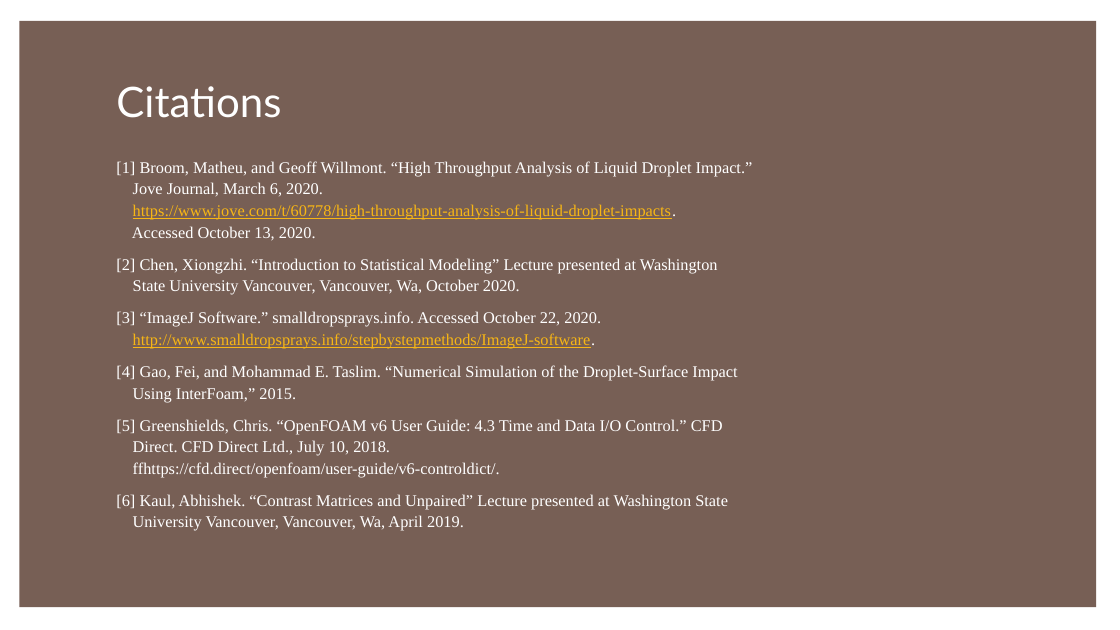
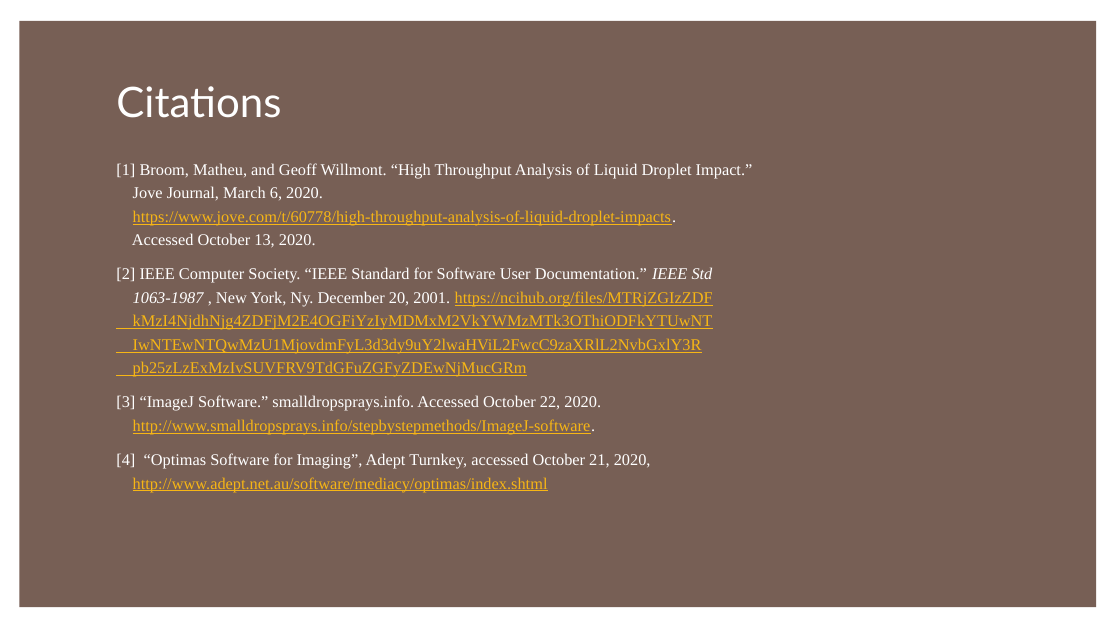
Before and after one commit to IFDL-WSU/Viscous-Droplet-Impact, a slide deck: slide 14 of Final Presentation/MECH417_Team4_FinalPresentation.pptx. Drawn at 1120x630 pixels with LibreOffice and Linux fonts; fonts in the diff are those of the drawing. Boxes give left, top, right and bottom in pixels: in the first picture for what was removed or moved away, otherwise in the second. Text is boxed around its words. In the diff, an @@ line names an element or a change of style, - is before the commit and + after.

Commit message:
Update Presentation Citations
Updated In-text Citations
Updated Citations Section
Added IEE Standard Number

```diff
--- a/Final Presentation/MECH417_Team4_FinalPresentation.pptx
+++ b/Final Presentation/MECH417_Team4_FinalPresentation.pptx
@@ text at (116, 163, 753, 435): line spacing 1.1 to 1.2 @@
@@ text at (116, 267, 713, 377): text changed; text colour #FFFFFF to #F7B615 @@
-[2] Chen, Xiongzhi. “Introduction to Statistical Modeling” Lecture presented at Washington
-State University Vancouver, Vancouver, Wa, October 2020.
+[2] IEEE Computer Society. “IEEE Standard for Software User Documentation.” IEEE Std
+1063-1987 , New York, Ny. December 20, 2001. https://ncihub.org/files/MTRjZGIzZDF
+kMzI4NjdhNjg4ZDFjM2E4OGFiYzIyMDMxM2VkYWMzMTk3OThiODFkYTUwNT
+IwNTEwNTQwMzU1MjovdmFyL3d3dy9uY2lwaHViL2FwcC9zaXRlL2NvbGxlY3R
+pb25zLzExMzIvSUVFRV9TdGFuZGFyZDEwNjMucGRm
@@ text at (116, 453, 651, 492): text changed @@
-[4] Gao, Fei, and Mohammad E. Taslim. “Numerical Simulation of the Droplet-Surface Impact
-Using InterFoam,” 2015.
-[5] Greenshields, Chris. “OpenFOAM v6 User Guide: 4.3 Time and Data I/O Control.” CFD
-Direct. CFD Direct Ltd., July 10, 2018.
-ffhttps://cfd.direct/openfoam/user-guide/v6-controldict/.
-[6] Kaul, Abhishek. “Contrast Matrices and Unpaired” Lecture presented at Washington State
-University Vancouver, Vancouver, Wa, April 2019.
+[4] “Optimas Software for Imaging”, Adept Turnkey, accessed October 21, 2020,
+http://www.adept.net.au/software/mediacy/optimas/index.shtml
```
Also in this commit, not shown: 3 other slides changed, 1 slide removed.
